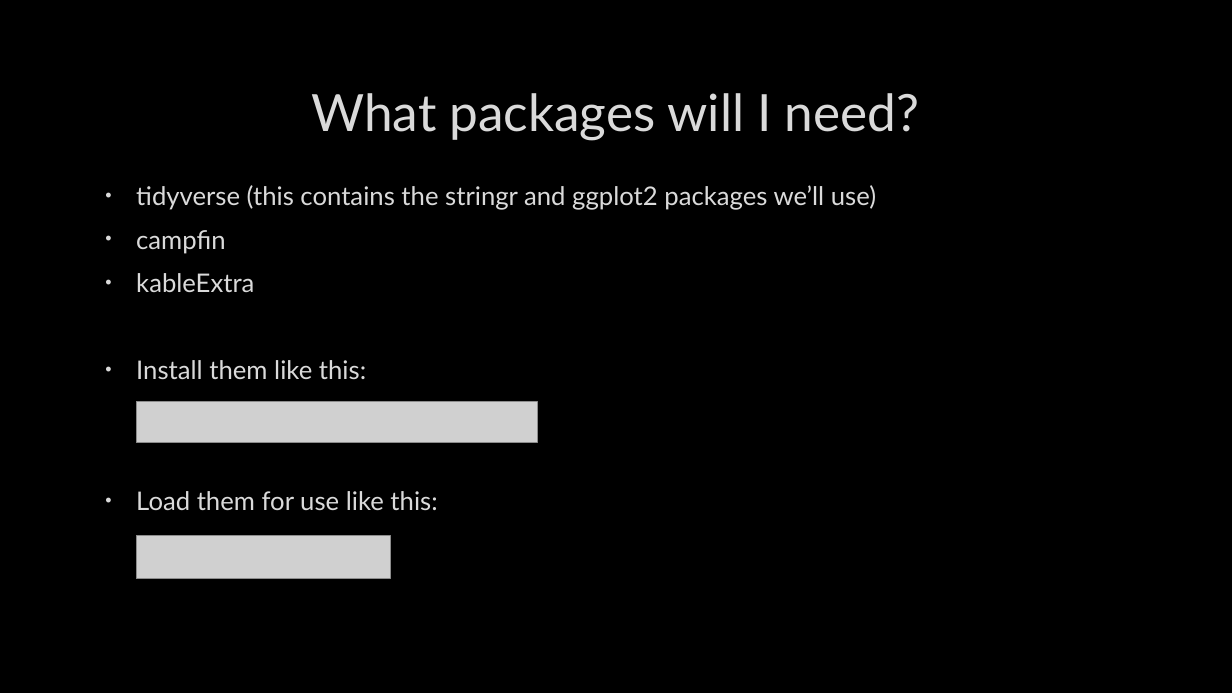
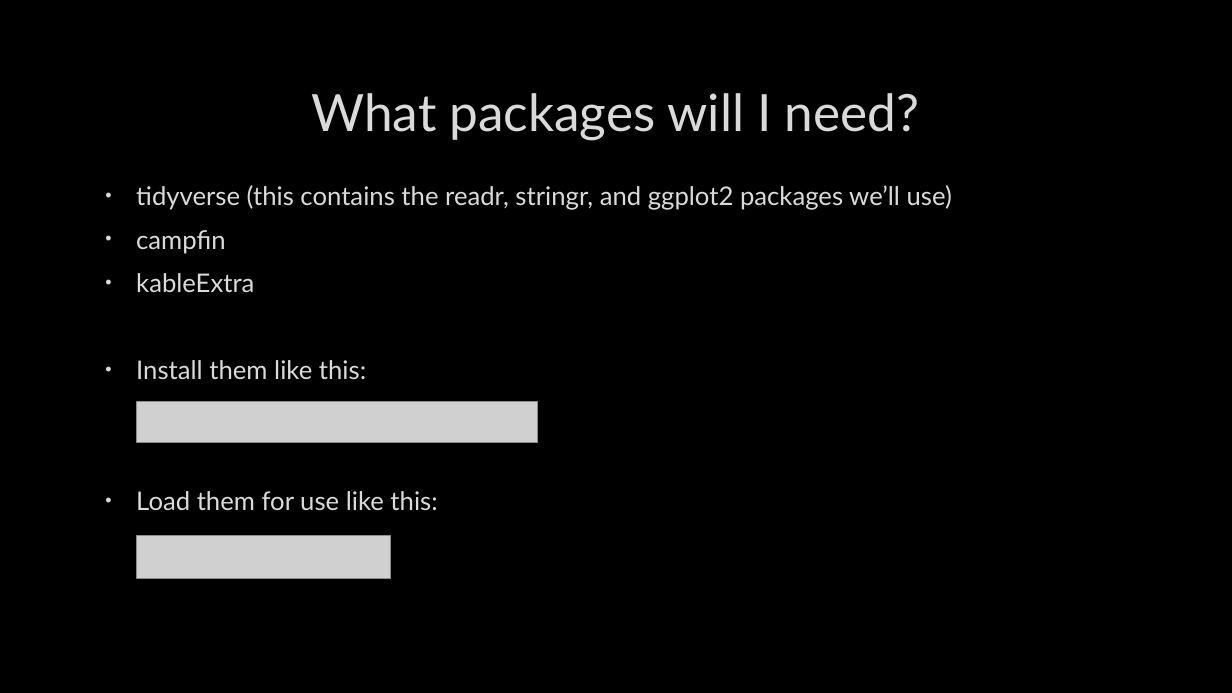
Before and after one commit to CharlotteLoobyRTI/IFDTC23, a slide deck: slide 3 of IFDTC_presentation_RTech.pptx. Drawn at 1232x693 pixels with LibreOffice and Linux fonts; fonts in the diff are those of the drawing; grey boxes stand for pictures; background and template pictures are left out. Boxes give left, top, right and bottom in pixels: in the first picture for what was removed or moved away, otherwise in the second. Text is boxed around its words. In the diff, an @@ line names an element or a change of style, - is before the commit and + after.

```diff
--- a/IFDTC_presentation_RTech.pptx
+++ b/IFDTC_presentation_RTech.pptx
@@ text at (136,185,952,210): text changed @@
-• tidyverse (this contains the stringr and ggplot2 packages we’ll use)
+• tidyverse (this contains the readr, stringr, and ggplot2 packages we’ll use)
```
Also in this commit, not shown: 11 other slides changed, 1 slide added, 1 slide removed.
